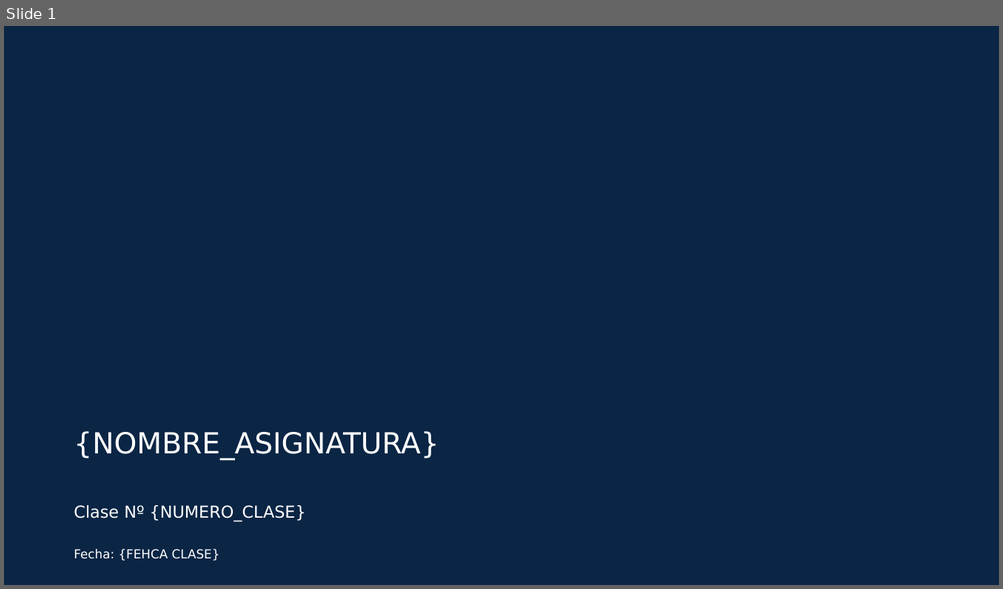
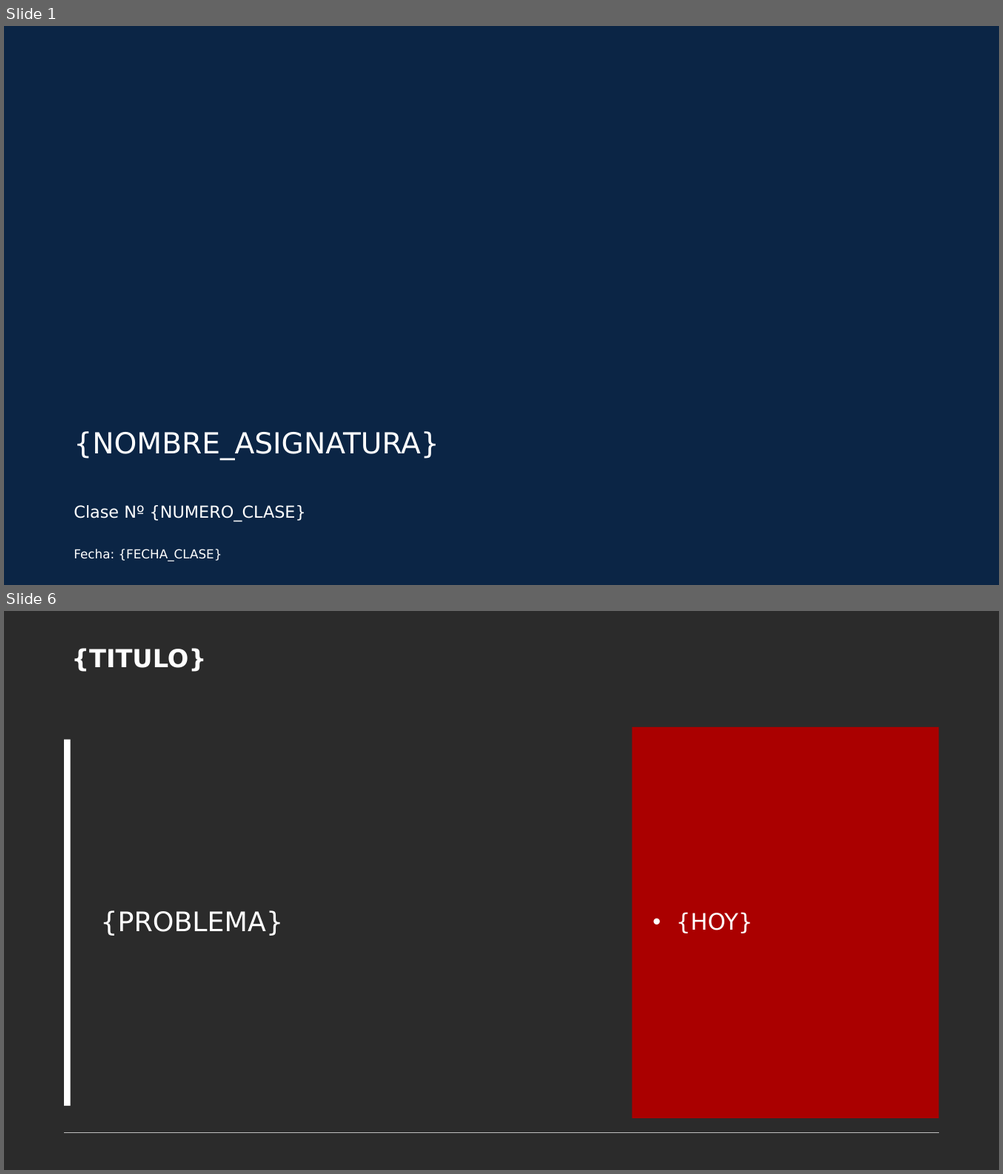
Before and after one commit to andystefano/semestra, a slide deck: resources/plantillas/Clase_Clase.pptx. Shown one above the other, each under a label of ours: slide 1 before the commit, slides 1 and 6 after it; the slides between them are not shown. The pictures are 1003x589 and 1003x1174 pixels, drawn with LibreOffice and Linux fonts; fonts in the diff are those of the drawing; background and template pictures are left out; a plain dark background stands for a picture behind light text. Boxes give left, top, right and bottom in pixels: in the first picture for what was removed or moved away, otherwise in the second. Text is boxed around its words. In the diff, an @@ line names an element or a change of style, - is before the commit and + after.

```diff
--- a/resources/plantillas/Clase_Clase.pptx
+++ b/resources/plantillas/Clase_Clase.pptx
@@ slide 6 added at box(4, 611, 999, 1170), background picture (left out) @@
@@ text added at box(71, 648, 206, 672), 24 pt, text #FFFFFF, bold @@
+{TITULO}
@@ rectangle added at box(65, 739, 71, 1106), fill #FFFFFF @@
@@ rectangle added at box(632, 727, 939, 1119), fill #AA0000, 22 pt, text #FFFFFF @@
+• {HOY}
@@ text added at box(100, 911, 283, 936), 26 pt, text #FFFFFF @@
+{PROBLEMA}
@@ line added from (65, 1133) to (939, 1133), #BFBFBF 0.75 pt @@
@@ slide 1 changed as well @@
@@ text at box(74, 549, 222, 562): text changed @@
-Fecha: {FEHCA CLASE}
+Fecha: {FECHA_CLASE}
```
Also in this commit, not shown: 72 other slides added, 1 slide removed, 9 other files.
